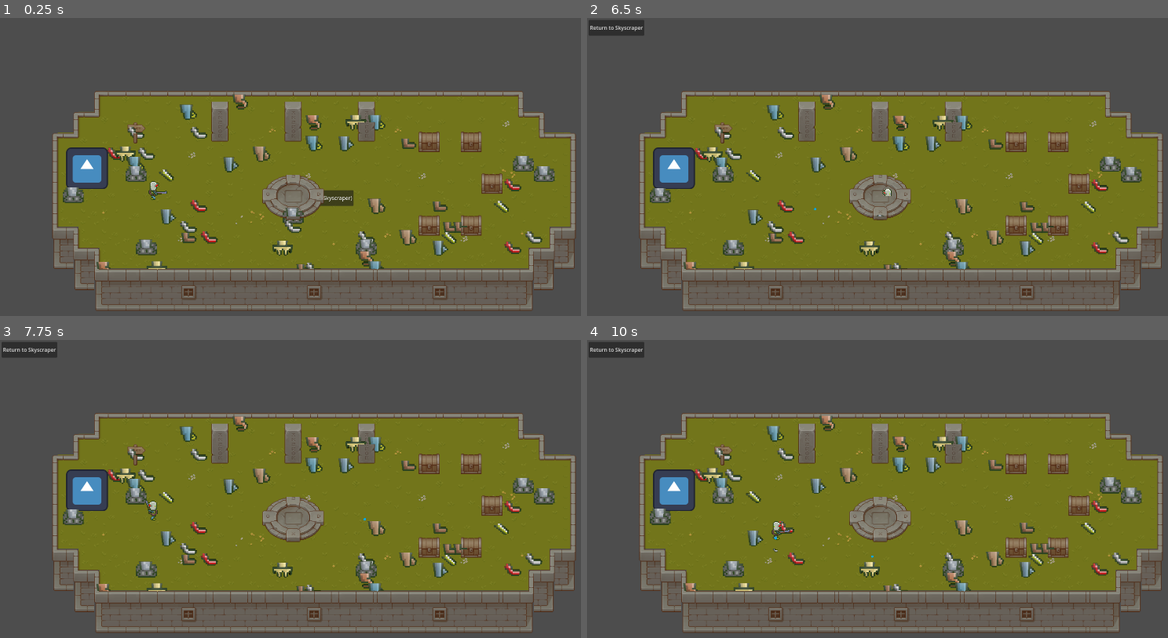
Above: before the commit, frames 1-4 (two rows, left to right).
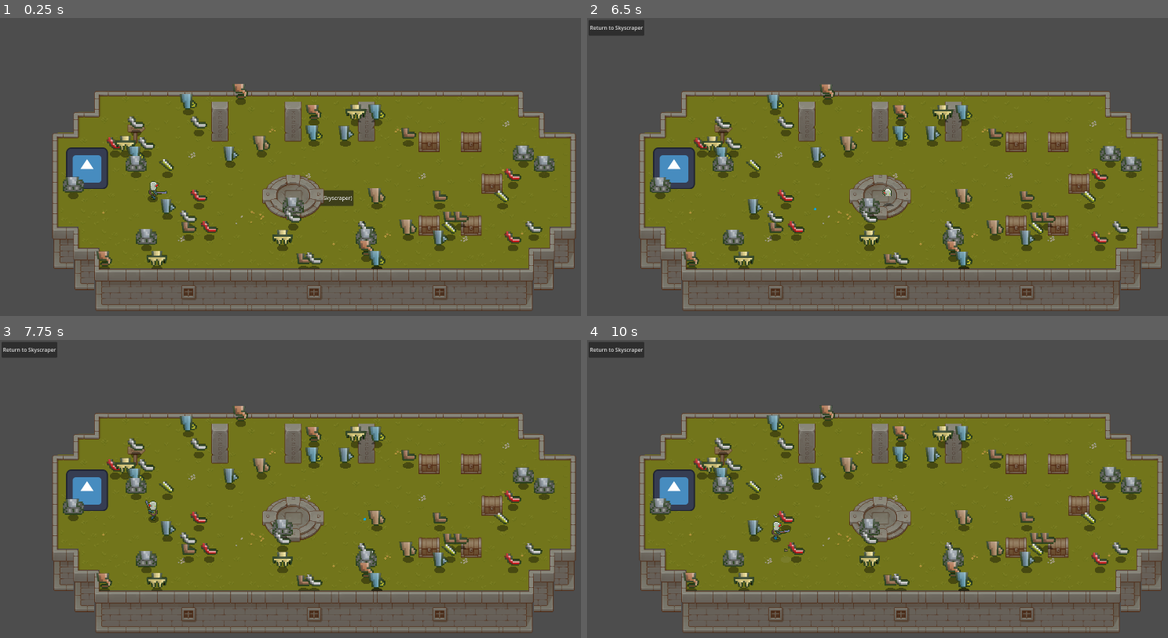
Above: after the commit, the same moments.

Repository: 100-Devs-1-Game/WildJamProject
Game: Godot game, scene res://modules/player/debug_map.tscn
Two runs of this game, one before a commit and one after it. Both use one fixed random seed, a clock stepped at 60 frames per second and the inputs below. This scene is started directly instead of the project's main scene. The engine's default icon, where the game draws it, is replaced by a stand-in: a white triangle on a blue panel in a dark square.
Inputs (mouse positions are in pixels of both pictures, inside the frame that each line leads up to):
- Up to frame 1 (0.25 s): no input
- Up to frame 2 (6.5 s): click "Start Game (Go to Skyscraper)" at 0.5 s; click "Go To Level" at 1.25 s; click "Return to Skyscraper" at 2 s; click "Go To Level" at 2.75 s; tap Enter at 3.5 s; move the mouse to (1040, 175) at 3.52 s; hold D (movement_right) 3.53-4.28 s; tap Space (interact, bound only after the commit) at 3.6, 4.55, 5.1, 5.85 s; move the mouse to (772, 211) at 4.27 s; hold S (movement_down) 4.28-5.03 s; tap Shift (movement_sprint) at 4.35 s; move the mouse to (964, 116) at 5.02 s; hold D (movement_right) 5.03-5.78 s; move the mouse to (871, 265) at 5.77 s; hold W (movement_up) from 5.78 s (still down)
- Up to frame 3 (7.75 s): move the mouse to (499, 569) at 6.52 s; release W (movement_up) at 6.53 s; hold Shift (movement_sprint) 6.53-7.28 s; hold A (movement_left) from 6.53 s (still down); tap Space (interact, bound only after the commit) at 6.8, 7.35 s; move the mouse to (127, 462) at 7.27 s
- Up to frame 4 (10 s): move the mouse to (929, 515) at 8.02 s; release A (movement_left) at 8.03 s; hold S (movement_down) 8.03-8.78 s; tap Space (interact, bound only after the commit) at 8.1, 9.05, 9.6 s; move the mouse to (807, 429) at 8.77 s; hold D (movement_right) 8.78-9.53 s; tap Shift (movement_sprint) at 8.85 s; move the mouse to (1040, 497) at 9.52 s; hold W (movement_up) from 9.53 s (still down)

The runs differ from the first frame. In frame 1, 7.7% of the frame differs, in the area x 10-96%, y 22-85%; in frame 2, 7.5%; in frame 3, 7.7%; in frame 4, 7.6%.

Commit message:
item shadows and kicking around

Diff:
--- a/project/modules/items/item_instance.gd
+++ b/project/modules/items/item_instance.gd
@@ -5,29 +5,108 @@
 var item_id:=-1
 var tween: Tween
 
+# For the kick around logic, instead of relying on physics, we can use the tilemap and ensure the item is only moved onto valid tiles.
+var _coords: Vector2i
+var _terrain: TileMapLayer
+var _is_moving := false
+const kick_animation_time = 0.2
+
+var item_picker: Node2D
+
 func _ready() -> void:
-	$Area2D.connect("body_entered", body_entered)
+	$PickupRangeArea2D.connect("body_entered", player_entered.bind(true))
+	$PickupRangeArea2D.connect("body_exited", player_entered.bind(false))
+	$KickRangeArea2D.connect("body_entered", kick_item)
 
-func body_entered(body: Node2D):
-	# TODO review if other entities (i.e. enemies) can pick up items, then we can change this logic
+func player_entered(body: Node2D, entered: bool):
 	if body.has_method("pickup_item"):
-		body.pickup_item(self)
+		if entered:
+			# TODO the player is in range, maybe we can highlight items in range?
+			item_picker = body
+		else:
+			# TODO the player is not in range anymore
+			item_picker = null
+
+func kick_item(body: Node2D):
+	# See if we can kick the item around
+	if not body.has_method("pickup_item"):
+		return
+	# Check if the items is already being kicked to prevent glitches
+	if _is_moving or not _terrain:
+		return
+	# Check player position to get which direction to kick to
+	var kick_direction = Vector2i.ZERO
+	if abs(body.position.x - position.x) > abs(body.position.y - position.y):
+		if body.position.x < position.x:
+			kick_direction.x = 1
+		else:
+			kick_direction.x = -1
+	else:
+		if body.position.y < position.y:
+			kick_direction.y = 1
+		else:
+			kick_direction.y = -1
+	var new_coords = _coords
+	# First try to kick 2 cells away, if not possible, 1 cell away
+	var can_kick = false
+	if new_coords + kick_direction * 2 in _terrain.get_used_cells():
+		new_coords += kick_direction * 2
+		can_kick = true
+	elif new_coords + kick_direction in _terrain.get_used_cells():
+		new_coords += kick_direction
+		can_kick = true
+	if can_kick:
+		# We can kick the item to that direction
+		_coords = new_coords
+		_is_moving = true
+		var tween2 = create_tween()
+		tween2.set_parallel(true)
+		tween2.set_ease(Tween.EASE_IN_OUT)
+		tween2.set_trans(Tween.TRANS_QUAD)
+		var final_position = kick_direction * _terrain.tile_set.tile_size.x * _terrain.scale.x
+		tween2.tween_property(self, "position", final_position, kick_animation_time).as_relative()
+		# Add a vertical arch to the sprite
+		tween2.set_ease(Tween.EASE_OUT)
+		tween2.tween_property($Sprite2D, "position:y", _terrain.tile_set.tile_size.x*-3.0, kick_animation_time * 0.5).as_relative()
+		tween2.set_ease(Tween.EASE_IN)
+		tween2.tween_property($Sprite2D, "position:y", 0.0, kick_animation_time * 0.5).as_relative().set_delay(kick_animation_time * 0.5)
+		tween2.chain()
+		tween2.tween_callback(kick_item_reset)
+	else:
+		# Stay in place
+		pass
+func kick_item_reset():
+	_is_moving = false
+
+func _input(event: InputEvent) -> void:
+	if event is InputEventKey and event.is_action("interact") and event.is_pressed():
+		pickup_item()
+
+func pickup_item():
+	if item_picker:
+		item_picker.pickup_item(self)
 		destroy_item()
 
 func destroy_item():
 	if tween:
 		tween.kill()
 	tween = create_tween()
+	tween.set_parallel(true)
+	tween.tween_property($Shadow, "modulate", Color.TRANSPARENT, 0.5)
 	tween.tween_property(mesh_instance, "scale", Vector3.ZERO, 0.5)
+	tween.chain()
 	tween.tween_callback(queue_free)
 
 
-func load_item(item_id_:int):
+func load_item(item_id_:int, coords: Vector2i=Vector2i.ZERO, terrain: TileMapLayer=null):
 	# Intentionally avoiding using setters here since the default values also trigger setter calls on initialization
 	item_id = item_id_
 	var item_library = preload("res://assets/3d/items/item_drops.tscn").instantiate()
 	mesh_instance = item_library.get_child(item_id).duplicate()
 	mesh_instance.position = Vector3.ZERO
+	# For keeping track of kicking logic
+	_coords = coords
+	_terrain = terrain
 
 @export var mesh_instance: MeshInstance3D:
 	set(m):
--- a/project/modules/items/item_instance.tscn
+++ b/project/modules/items/item_instance.tscn
@@ -1,6 +1,7 @@
-[gd_scene load_steps=7 format=3 uid="uid://chm57kei2t3e5"]
+[gd_scene load_steps=9 format=3 uid="uid://chm57kei2t3e5"]
 
 [ext_resource type="Script" uid="uid://bh2hqowbl4c1s" path="res://modules/items/item_instance.gd" id="1_akx2o"]
+[ext_resource type="Texture2D" uid="uid://biybclni06xgd" path="res://assets/shadow.png" id="2_akx2o"]
 
 [sub_resource type="ViewportTexture" id="ViewportTexture_s4e2b"]
 viewport_path = NodePath("SubViewport")
@@ -16,15 +17,26 @@
 background_mode = 1
 background_color = Color(0, 0, 0, 0)
 
+[sub_resource type="CapsuleShape2D" id="CapsuleShape2D_akx2o"]
+radius = 20.0
+height = 72.0
+
 [sub_resource type="CapsuleShape2D" id="CapsuleShape2D_qbqf5"]
-radius = 16.0
-height = 64.0
+radius = 8.0
+height = 42.0
 
 [node name="ItemInstance" type="Node2D"]
 script = ExtResource("1_akx2o")
 
+[node name="Shadow" type="Sprite2D" parent="."]
+modulate = Color(0, 0, 0, 0.3764706)
+texture_filter = 1
+scale = Vector2(2, 2)
+texture = ExtResource("2_akx2o")
+
 [node name="Sprite2D" type="Sprite2D" parent="."]
 texture = SubResource("ViewportTexture_s4e2b")
+offset = Vector2(0, -32)
 
 [node name="SubViewport" type="SubViewport" parent="."]
 own_world_3d = true
@@ -39,8 +51,14 @@
 [node name="DirectionalLight3D" type="DirectionalLight3D" parent="SubViewport"]
 transform = Transform3D(1, 0, 0, 0, 0.94690204, 0.32152206, 0, -0.32152206, 0.94690204, 0, 6.1311836, 0)
 
-[node name="Area2D" type="Area2D" parent="."]
+[node name="PickupRangeArea2D" type="Area2D" parent="."]
 
-[node name="CollisionShape2D" type="CollisionShape2D" parent="Area2D"]
+[node name="CollisionShape2D" type="CollisionShape2D" parent="PickupRangeArea2D"]
+rotation = 1.5707964
+shape = SubResource("CapsuleShape2D_akx2o")
+
+[node name="KickRangeArea2D" type="Area2D" parent="."]
+
+[node name="CollisionShape2D" type="CollisionShape2D" parent="KickRangeArea2D"]
 rotation = 1.5707964
 shape = SubResource("CapsuleShape2D_qbqf5")
--- a/project/modules/player/debug_map.gd
+++ b/project/modules/player/debug_map.gd
@@ -19,7 +19,7 @@
 	if not terrain:
 		return
 	var item := preload("res://modules/items/item_instance.tscn").instantiate() as ItemInstance
-	item.load_item(item_id)
+	item.load_item(item_id, coords, terrain)
 	add_child(item)
 	# Items are centered, we need to add half the cell size to center them on the selected tile
 	item.position = terrain.map_to_local(coords) + terrain.tile_set.tile_size * 0.5
--- a/project/modules/player/player.gd
+++ b/project/modules/player/player.gd
@@ -98,6 +98,12 @@
 
 	return nearest_enemy
 
+
+var player_item_inventory = {}
 func pickup_item(item: ItemInstance):
-	prints("The player picked up the item with ID:", item.item_id)
+	prints("The player picked up the item with ID:", item.item_id, "the player now has:", player_item_inventory)
 	# TODO apply item properties to the player or add it to their inventory
+	if item.item_id in player_item_inventory:
+		player_item_inventory[item.item_id] += 1
+	else:
+		player_item_inventory[item.item_id] = 1
--- a/project/modules/player/player.tscn
+++ b/project/modules/player/player.tscn
@@ -1,8 +1,9 @@
-[gd_scene load_steps=12 format=3 uid="uid://h2lk2e0pam0g"]
+[gd_scene load_steps=13 format=3 uid="uid://h2lk2e0pam0g"]
 
 [ext_resource type="Script" uid="uid://b18ysuseie2dw" path="res://modules/player/player.gd" id="1_hqo1x"]
 [ext_resource type="PackedScene" uid="uid://tt37bu0jl5sw" path="res://modules/player/bullet.tscn" id="2_m7q0d"]
 [ext_resource type="Texture2D" uid="uid://cj1finvotitst" path="res://assets/player_parts/Android_legs_sheet_15x12.png" id="3_5rkg0"]
+[ext_resource type="Texture2D" uid="uid://biybclni06xgd" path="res://assets/shadow.png" id="3_ej5i3"]
 [ext_resource type="Texture2D" uid="uid://bi1gxmmhaheeo" path="res://assets/player_parts/Android_torso_sheet_13x13.png" id="4_ej5i3"]
 [ext_resource type="Texture2D" uid="uid://cwpvv1q45m832" path="res://assets/player_parts/Android_arm_sheet_9x9.png" id="5_dhhsu"]
 [ext_resource type="Texture2D" uid="uid://dvwmonql22nba" path="res://assets/player_parts/Guns_sheet_24x12.png" id="6_0rblh"]
@@ -93,6 +94,12 @@
 friction = 10000.0
 bullet_scene = ExtResource("2_m7q0d")
 
+[node name="Shadow" type="Sprite2D" parent="."]
+modulate = Color(0, 0, 0, 0.3764706)
+texture_filter = 1
+scale = Vector2(2, 2)
+texture = ExtResource("3_ej5i3")
+
 [node name="CollisionShape2D" type="CollisionShape2D" parent="."]
 rotation = 1.5707964
 shape = SubResource("CapsuleShape2D_qgxqk")
--- a/project/project.godot
+++ b/project/project.godot
@@ -77,6 +77,11 @@
 "events": [Object(InputEventKey,"resource_local_to_scene":false,"resource_name":"","device":-1,"window_id":0,"alt_press …(195 unchanged characters)…
 ]
 }
+interact={
+"deadzone": 0.2,
+"events": [Object(InputEventKey,"resource_local_to_scene":false,"resource_name":"","device":-1,"window_id":0,"alt_pressed":false,"shift_pressed":false,"ctrl_pressed":false,"meta_pressed":false,"pressed":false,"keycode":0,"physical_keycode":32,"key_label":0,"unicode":32,"location":0,"echo":false,"script":null)
+]
+}
 
 [layer_names]
 
Binary file added: project/assets/shadow.png
Not shown, added: project/assets/shadow.png.import
